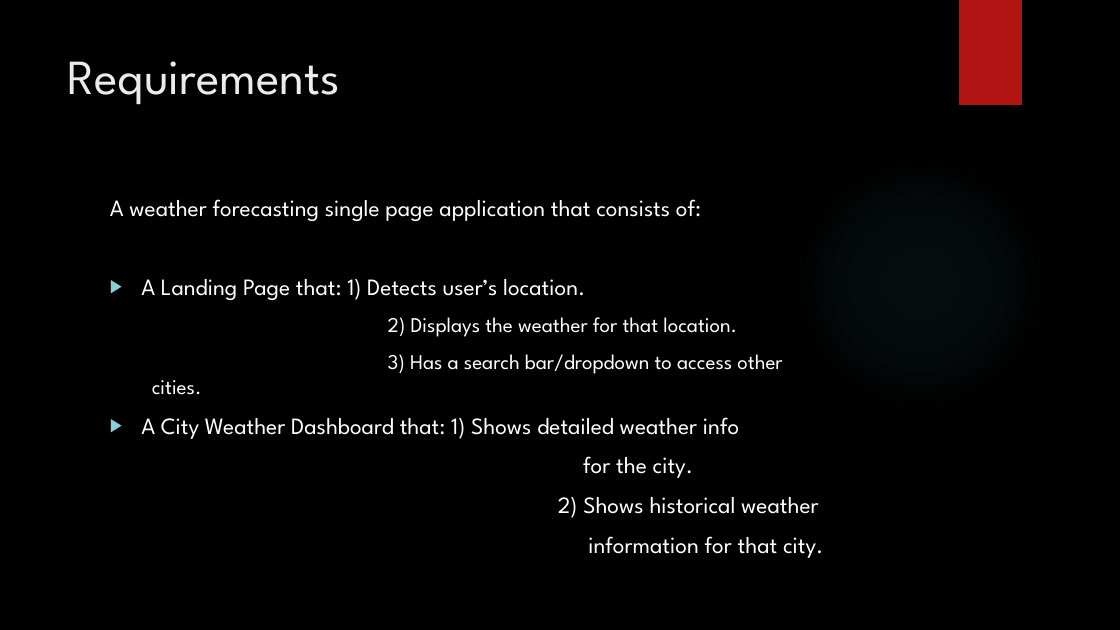
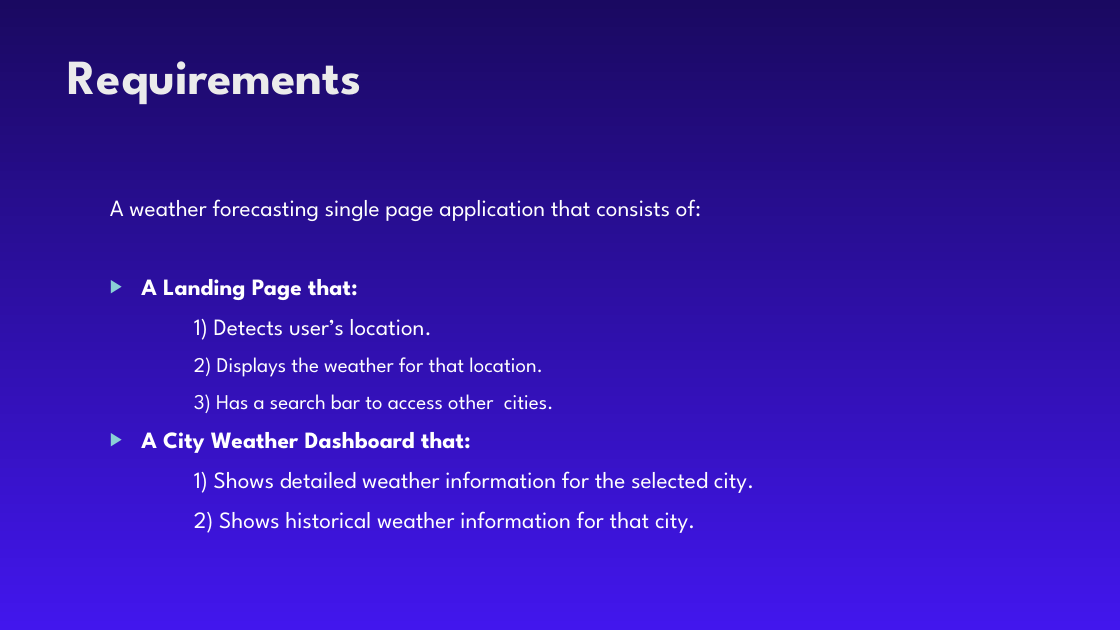
Before and after one commit to KhaledMhmd/Weather-Application, a slide deck: slide 2 of Presentation/Weather Website.pptm. Drawn at 1120x630 pixels with LibreOffice and Linux fonts; fonts in the diff are those of the drawing; background and template pictures are left out. Boxes give left, top, right and bottom in pixels: in the first picture for what was removed or moved away, otherwise in the second. Text is boxed around its words. In the diff, an @@ line names an element or a change of style, - is before the commit and + after.

```diff
--- a/Presentation/Weather Website.pptm
+++ b/Presentation/Weather Website.pptm
@@ background picture (left out) to gradient #1A0961 to #4216ED @@
@@ rectangle removed at (959, 0, 1022, 105) @@
@@ title "Requirements" at (68, 61, 361, 105): bold on @@
@@ ellipse removed at (791, 154, 1049, 413) @@
@@ text at (141, 279, 432, 340): text changed @@
-▶ A Landing Page that: 1) Detects user’s location.
+▶ A Landing Page that:
+1) Detects user’s location.
@@ text at (141, 394, 754, 533): text changed @@
-  3) Has a search bar/dropdown to access other cities.
-▶ A City Weather Dashboard that: 1) Shows detailed weather info
-          for the city.
-          2) Shows historical weather
-          information for that city.
+  3) Has a search bar to access other cities.
+▶ A City Weather Dashboard that:
+1) Shows detailed weather information for the selected city.
+2) Shows historical weather information for that city.
```
Also in this commit, not shown: 4 other slides changed, 6 slides added, 1 slide removed, 21 other files.
